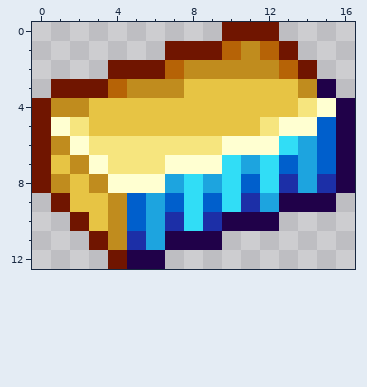
Edited in one commit: pixel-art sprite (Items/Materials/ShorebrassBar.png). The first picture shows the starting point.
The file is 34x26 pixels, drawn in blocks of 2x2; one block is one cell here.
The same view after the edit:
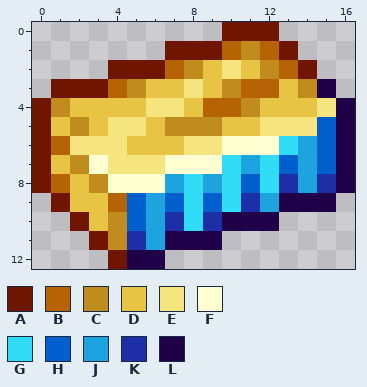
Palette (. is transparent): A #701500  B #b66306  C #c08c1e  D #e7c444  E #f6e57e  F #ffffd1  G #31ddf6  H #005fcc  J #1da4df  K #1c2fa7  L #200149
Edits made:
y 2: x 9..11 CCC -> DED
y 3: x 6..8 CCD -> DDE; x 10..12 DDD -> CBB
y 4: x 2 C -> D; x 6..7 DD -> EE; x 9..11 DDD -> BBC; x 14..15 EF -> DE
y 5: x 1..2 FE -> DC; x 4..5 DD -> EE; x 7..9 DDD -> CCC; x 13..14 FF -> EE
y 6: x 1..2 CF -> BE; x 5..7 EEE -> DDD
y 8: x 1 C -> B
y 9: x 4 C -> B
